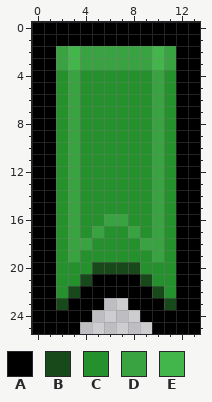
Two versions of one pixel-art sprite, ui/game/show_workshop/images/alreadyQueuedIcon.png. Above: the version before the commit.
The file is 14x26 pixels.
Palette (. is transparent): A #000000  B #18491b  C #25912c  D #39a241  E #42b54b
Pixels before, first column x 0:
 0 AAAAAAAAAAAAAA
 1 AAAAAAAAAAAAAA
 2 AADEDDDDDDEDAA
 3 AADEDDDDDDEDAA
 4 AACDCCCCCCDCAA
 5 AACDCCCCCCDCAA
 6 AACDCCCCCCDCAA
 7 AACDCCCCCCDCAA
 8 AACDCCCCCCDCAA
 9 AACDCCCCCCDCAA
10 AACDCCCCCCDCAA
11 AACDCCCCCCDCAA
12 AACDCCCCCCDCAA
13 AACDCCCCCCDCAA
14 AACDCCCCCCDCAA
15 AACDCCCCCCDCAA
16 AACDCCDDCCDCAA
17 AACDCDCCDCDCAA
18 AACDDCCCCDDCAA
19 AACDCCCCCCDCAA
20 AACCCBBBBCCCAA
21 AACCBAAAABCCAA
22 AACBAAAAAABCAA
23 AABAAA..AAABAA
24 AAAAA....AAAAA
25 AAAA......AAAA
The same view after the edit:
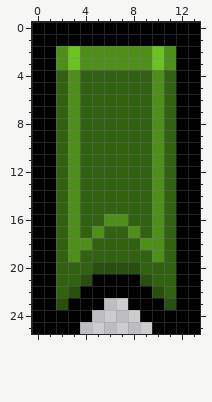
Diff:
Colour B changes from #18491b to #284f0e.
Colour C changes from #25912c to #316210.
Colour D changes from #39a241 to #4d8f19.
Colour E changes from #42b54b to #6ac31e.
